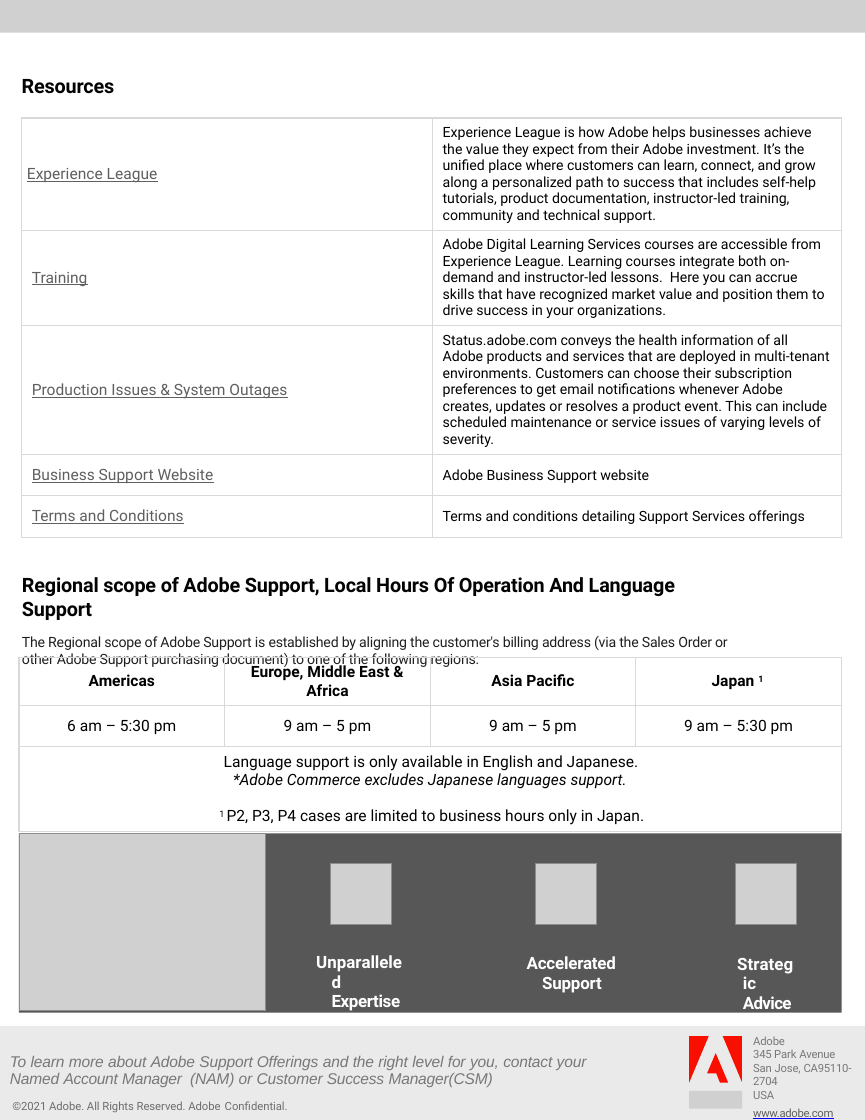
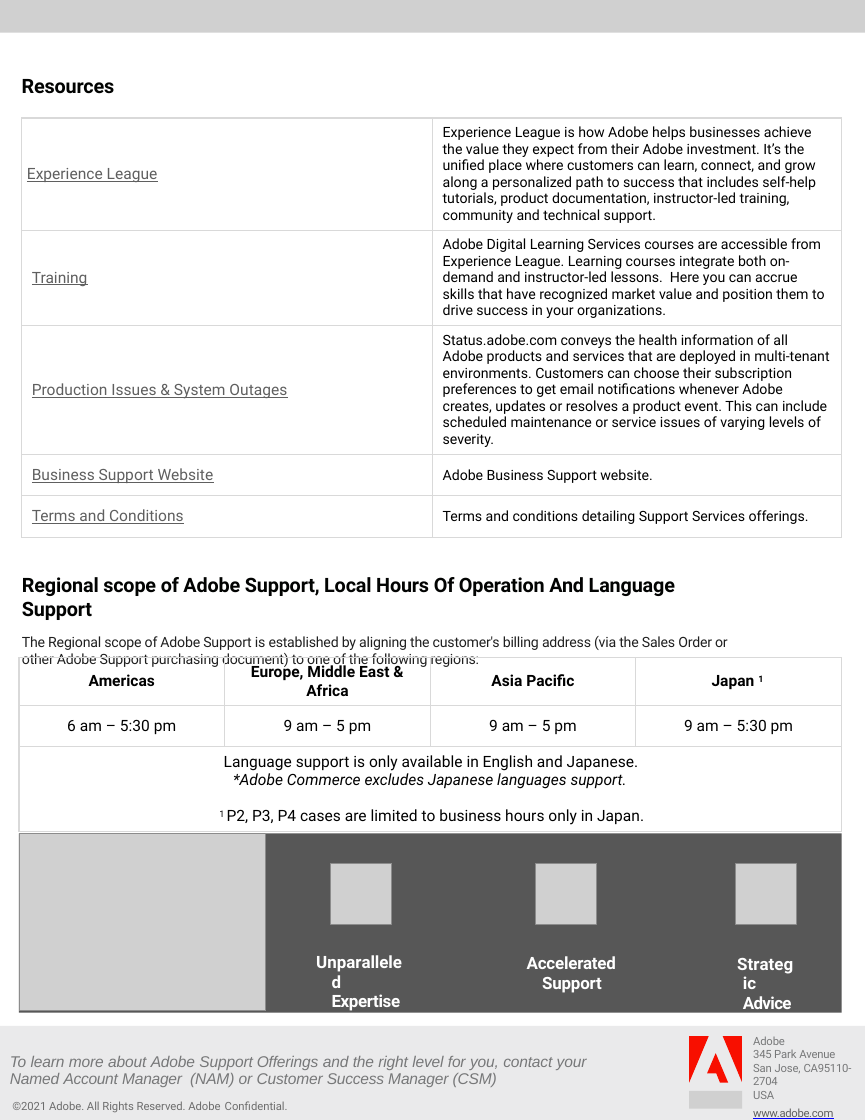
Before and after one commit to isabella232/support-resources.en, a slide deck: slide 3 of help/data-sheets/assets/BusinessSupportDatasheet.pptx. Drawn at 865x1120 pixels with LibreOffice and Linux fonts; fonts in the diff are those of the drawing; grey boxes stand for pictures; background and template pictures are left out. Boxes give left, top, right and bottom in pixels: in the first picture for what was removed or moved away, otherwise in the second. Text is boxed around its words. In the diff, an @@ line names an element or a change of style, - is before the commit and + after.

```diff
--- a/help/data-sheets/assets/BusinessSupportDatasheet.pptx
+++ b/help/data-sheets/assets/BusinessSupportDatasheet.pptx
@@ table at [21, 118, 842, 528] @@
-row 4, column 2: Adobe Business Support website
+row 4, column 2: Adobe Business Support website.
-row 5, column 2: Terms and conditions detailing Support Services offerings
+row 5, column 2: Terms and conditions detailing Support Services offerings.
@@ text at [10, 1056, 587, 1087]: spaces changed @@
-To learn more about Adobe Support Offerings and the right level for you, contact your Named Account Manager (NAM) or Customer Success Manager(CSM)
+To learn more about Adobe Support Offerings and the right level for you, contact your Named Account Manager (NAM) or Customer Success Manager (CSM)
```
Also in this commit, not shown: 2 other slides changed, 7 other files.
